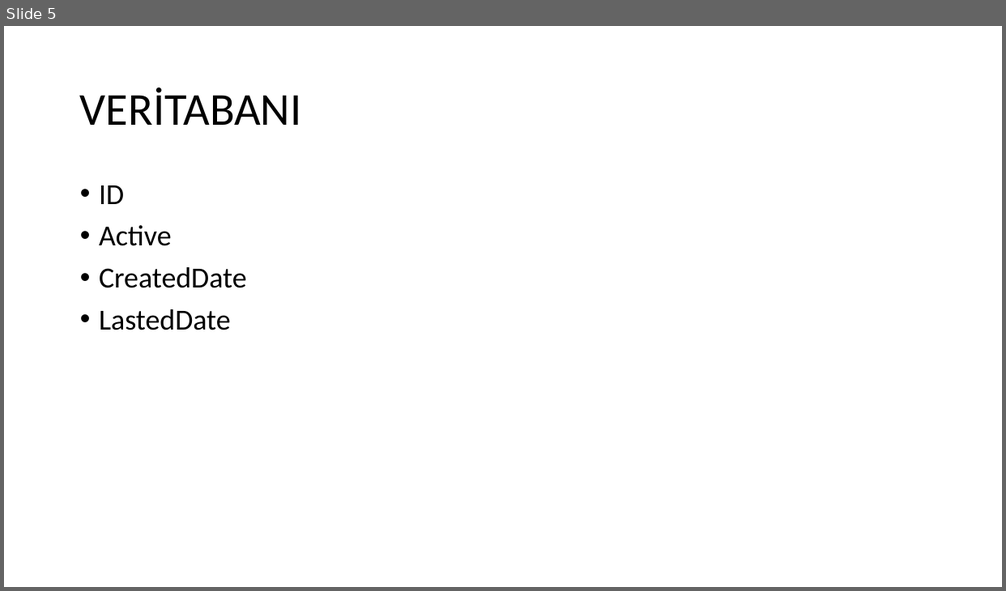
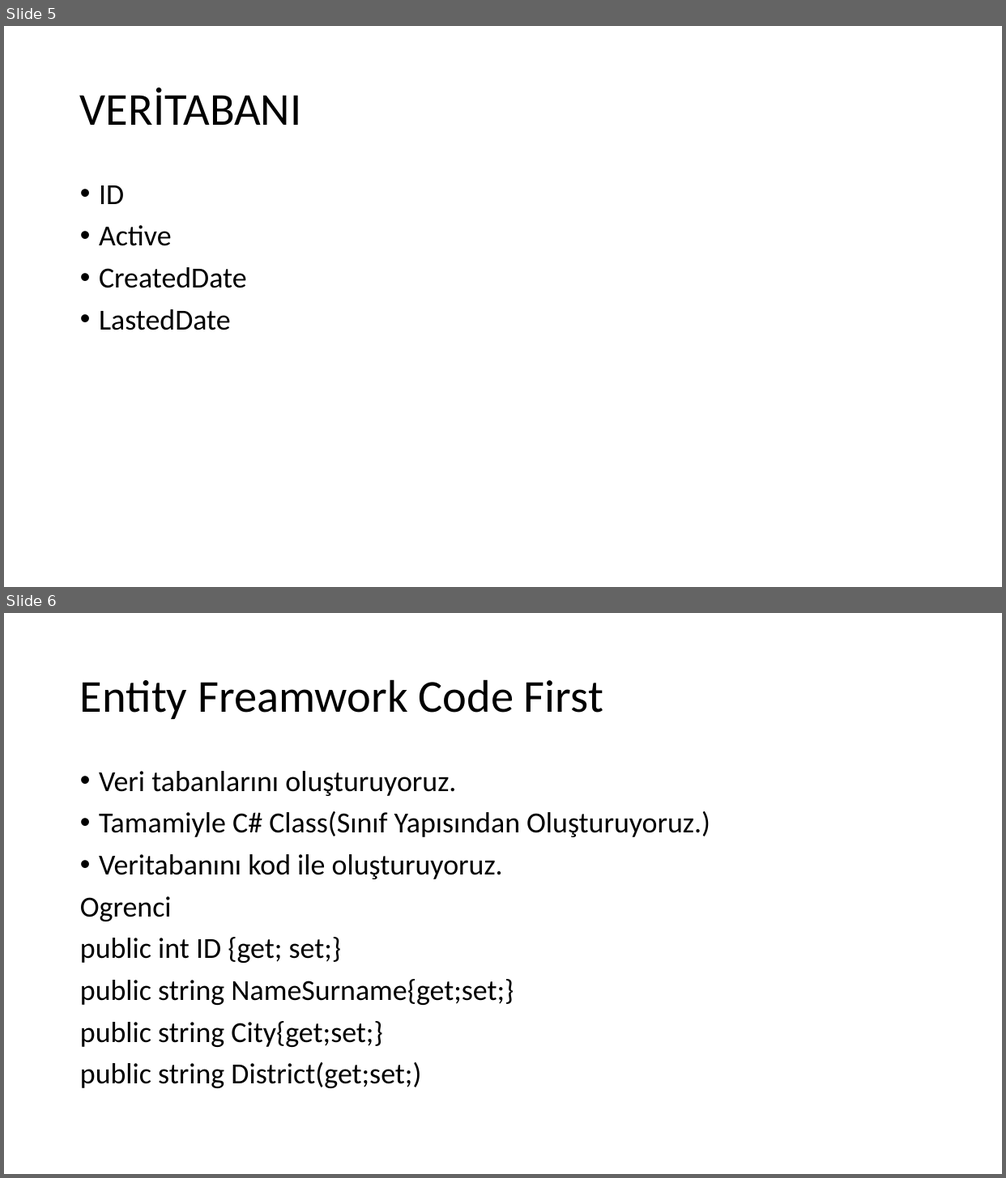
Before and after one commit to bnymnclskn01/MEKA-05-21-2022-SONRASI, a slide deck: Yeni-MVC/Yazılı Anlatım.pptx. Shown one above the other, each under a label of ours: slide 5 before the commit, slides 5 and 6 after it. The pictures are 1006x591 and 1006x1178 pixels, drawn with LibreOffice and Linux fonts; fonts in the diff are those of the drawing. Boxes give left, top, right and bottom in pixels: in the first picture for what was removed or moved away, otherwise in the second. Text is boxed around its words. In the diff, an @@ line names an element or a change of style, - is before the commit and + after.

```diff
--- a/Yeni-MVC/Yazılı Anlatım.pptx
+++ b/Yeni-MVC/Yazılı Anlatım.pptx
@@ slide 6 added at (4, 613, 1002, 1174), background #FFFFFF @@
@@ title added at (80, 679, 603, 719), 44 pt, text #000000 @@
+Entity Freamwork Code First
@@ text added at (80, 771, 710, 1088), 28 pt, text #000000 @@
+• Veri tabanlarını oluşturuyoruz.
+• Tamamiyle C# Class(Sınıf Yapısından Oluşturuyoruz.)
+• Veritabanını kod ile oluşturuyoruz.
+Ogrenci
+public int ID {get; set;}
+public string NameSurname{get;set;}
+public string City{get;set;}
+public string District(get;set;)
```
Also in this commit, not shown: 2 slides changed, 4 other slides added, 9 other files.
